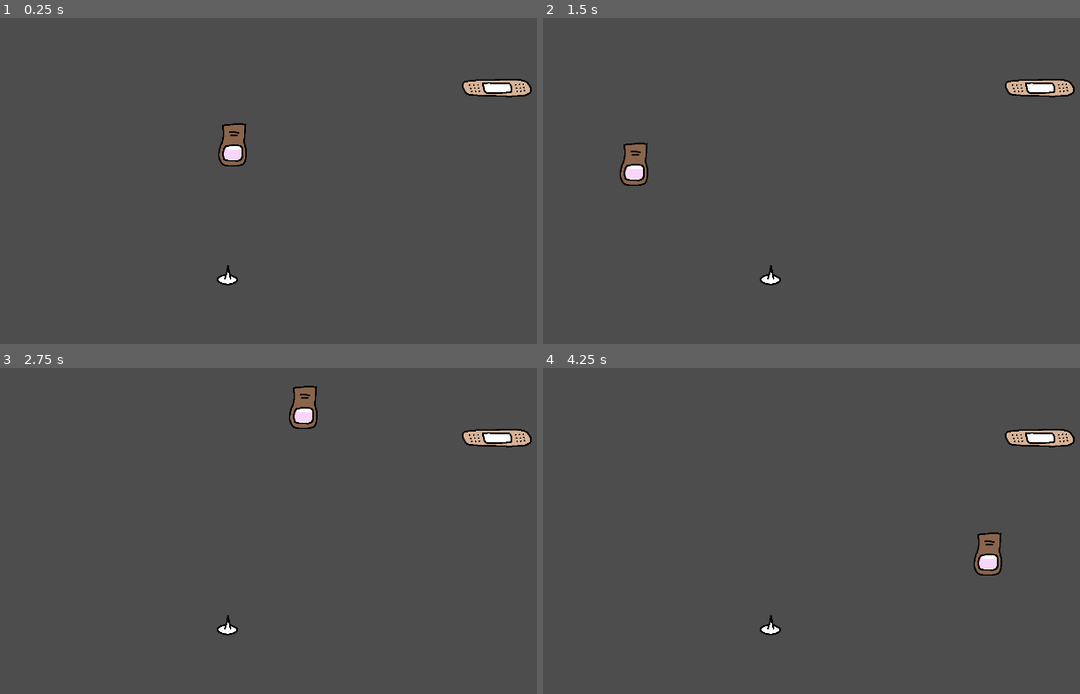
Above: before the commit, frames 1-4 (two rows, left to right).
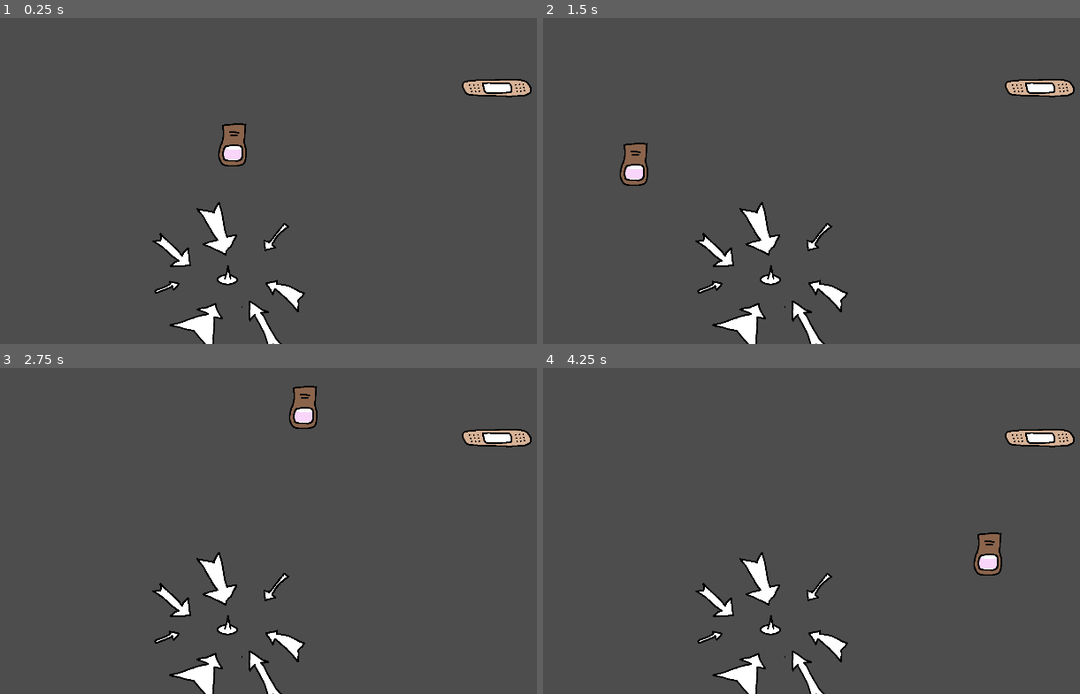
Above: after the commit, the same moments.

Repository: magopian/teamsect
Game: Godot game, scene res://game.tscn
The game is run twice, just before and just after one commit, with the same random seed, the same clock (stepped at 60 frames per second) and the same inputs.
Inputs (mouse positions are in pixels of both pictures, inside the frame that each line leads up to):
- Up to frame 1 (0.25 s): no input
- Up to frame 2 (1.5 s): tap Enter at 0.5 s; move the mouse to (929, 125) at 0.52 s; tap Space at 1.25 s; move the mouse to (634, 164) at 1.27 s
- Up to frame 3 (2.75 s): move the mouse to (306, 407) at 2.02 s
- Up to frame 4 (4.25 s): tap Enter at 2.75 s; move the mouse to (741, 573) at 2.77 s; tap Space at 3.5 s; move the mouse to (988, 553) at 3.52 s

The runs differ from the first frame. In frame 1, 2.1% of the frame differs, in the area x 28-57%, y 56-100%; in frame 2, 2.1%; in frame 3, 2.1%; in frame 4, 2.1%.

Commit message:
Obvious target is OBVIOUS (using the "win here" flashing arrows)

Diff:
--- a/finish/bandaid.gd
+++ b/finish/bandaid.gd
@@ -1,6 +1,7 @@
 extends Area2D
 
 @onready var animation_player: AnimationPlayer = %AnimationPlayer
+@onready var win_here: Sprite2D = %WinHere
 
 
 func _ready() -> void:
@@ -10,8 +11,10 @@
 func _on_body_entered(body: Node2D) -> void:
 	if body.name == "Blood drop":
 		animation_player.play("RESET")
+		win_here.hide()
 		EventBus.blood_fixed.emit(body)
 
 
 func _on_pricked() -> void:
 	animation_player.play("glow")
+	win_here.show()
--- a/finish/bandaid.tscn
+++ b/finish/bandaid.tscn
@@ -2,7 +2,7 @@
 
 [ext_resource type="Texture2D" uid="uid://bd7gyp60hjk5v" path="res://assets/sprites/bandaid.png" id="1_4xd3o"]
 [ext_resource type="Script" path="res://finish/bandaid.gd" id="1_6asie"]
-[ext_resource type="Texture2D" uid="uid://dar76tgq0jj1q" path="res://assets/sprites/win_here.png" id="3_8l2cy"]
+[ext_resource type="PackedScene" uid="uid://ba8uoqwjxbr5i" path="res://finish/win_here.tscn" id="3_67lfy"]
 
 [sub_resource type="SpriteFrames" id="SpriteFrames_jl6hk"]
 animations = [{
@@ -35,18 +35,6 @@
 "update": 0,
 "values": [0.0, 3.0, 0.0]
 }
-tracks/1/type = "value"
-tracks/1/imported = false
-tracks/1/enabled = true
-tracks/1/path = NodePath("Sprite2D:modulate")
-tracks/1/interp = 1
-tracks/1/loop_wrap = true
-tracks/1/keys = {
-"times": PackedFloat32Array(0, 1, 2),
-"transitions": PackedFloat32Array(1, 1, 1),
-"update": 0,
-"values": [Color(1, 1, 1, 0), Color(1, 1, 1, 1), Color(1, 1, 1, 0)]
-}
 
 [sub_resource type="Animation" id="Animation_dxhhw"]
 length = 0.001
@@ -61,18 +49,6 @@
 "transitions": PackedFloat32Array(1),
 "update": 0,
 "values": [0.0]
-}
-tracks/1/type = "value"
-tracks/1/imported = false
-tracks/1/enabled = true
-tracks/1/path = NodePath("Sprite2D:modulate")
-tracks/1/interp = 1
-tracks/1/loop_wrap = true
-tracks/1/keys = {
-"times": PackedFloat32Array(0),
-"transitions": PackedFloat32Array(1),
-"update": 0,
-"values": [Color(1, 1, 1, 0)]
 }
 
 [sub_resource type="AnimationLibrary" id="AnimationLibrary_fs0tf"]
@@ -93,6 +69,10 @@
 collision_layer = 0
 collision_mask = 2
 script = ExtResource("1_6asie")
+
+[node name="WinHere" parent="." instance=ExtResource("3_67lfy")]
+unique_name_in_owner = true
+visible = false
 
 [node name="AnimatedSprite2D" type="AnimatedSprite2D" parent="."]
 position = Vector2(5, 0)
@@ -116,8 +96,4 @@
 energy = 0.0
 texture = SubResource("GradientTexture2D_67fxr")
 
-[node name="Sprite2D" type="Sprite2D" parent="."]
-modulate = Color(1, 1, 1, 0)
-texture = ExtResource("3_8l2cy")
-
 [connection signal="body_entered" from="." to="." method="_on_body_entered"]
--- /dev/null
+++ b/finish/win_here.tscn
@@ -0,0 +1,51 @@
+[gd_scene load_steps=5 format=3 uid="uid://ba8uoqwjxbr5i"]
+
+[ext_resource type="Texture2D" uid="uid://dar76tgq0jj1q" path="res://assets/sprites/win_here.png" id="1_wx276"]
+
+[sub_resource type="Animation" id="Animation_qjc3v"]
+resource_name = "blink"
+length = 2.0
+loop_mode = 1
+tracks/0/type = "value"
+tracks/0/imported = false
+tracks/0/enabled = true
+tracks/0/path = NodePath(".:modulate")
+tracks/0/interp = 2
+tracks/0/loop_wrap = true
+tracks/0/keys = {
+"times": PackedFloat32Array(0, 0.25, 1.75, 2),
+"transitions": PackedFloat32Array(1, 1, 1, 1),
+"update": 0,
+"values": [Color(1, 1, 1, 0.105543), Color(1, 1, 1, 1), Color(1, 1, 1, 1), Color(1, 1, 1, 0)]
+}
+
+[sub_resource type="Animation" id="Animation_c71ti"]
+length = 0.001
+tracks/0/type = "value"
+tracks/0/imported = false
+tracks/0/enabled = true
+tracks/0/path = NodePath(".:modulate")
+tracks/0/interp = 1
+tracks/0/loop_wrap = true
+tracks/0/keys = {
+"times": PackedFloat32Array(0),
+"transitions": PackedFloat32Array(1),
+"update": 0,
+"values": [Color(1, 1, 1, 0.105543)]
+}
+
+[sub_resource type="AnimationLibrary" id="AnimationLibrary_30i8b"]
+_data = {
+"RESET": SubResource("Animation_c71ti"),
+"blink": SubResource("Animation_qjc3v")
+}
+
+[node name="WinHere" type="Sprite2D"]
+modulate = Color(1, 1, 1, 0.105543)
+texture = ExtResource("1_wx276")
+
+[node name="AnimationPlayer" type="AnimationPlayer" parent="."]
+libraries = {
+"": SubResource("AnimationLibrary_30i8b")
+}
+autoplay = "blink"
--- a/game.gd
+++ b/game.gd
@@ -7,6 +7,7 @@
 @onready var blood_scene: PackedScene = preload("res://dangling/blood_drop.tscn")
 @onready var audio_stream_player: AudioStreamPlayer = %AudioStreamPlayer
 @onready var camera_shaker: Node2D = %CameraShaker
+@onready var win_here: Sprite2D = %WinHere
 
 @export var aie_sounds: Array[AudioStream]
 @export var ahh_sounds: Array[AudioStream]
@@ -39,6 +40,7 @@
 	audio_stream_player.stream = aie
 	audio_stream_player.play()
 	animation_player.play("pricked")
+	win_here.hide()
 	camera_shaker.apply_shake(10, 5)
 
 func _on_blood_fixed(_body: RigidBody2D) -> void:
@@ -46,3 +48,4 @@
 	audio_stream_player.stream = ahh
 	audio_stream_player.play()
 	animation_player.play_backwards("pricked")
+	win_here.show()
--- a/game.tscn
+++ b/game.tscn
@@ -18,6 +18,7 @@
 [ext_resource type="AudioStream" uid="uid://bvjqwxc08vfo2" path="res://assets/sounds/ahh5.wav" id="12_g3h8h"]
 [ext_resource type="AudioStream" uid="uid://bayvfu26k3q7y" path="res://assets/sounds/ahh6.wav" id="13_qoikm"]
 [ext_resource type="PackedScene" uid="uid://cjvlbipxsf1ct" path="res://shaker.tscn" id="18_mygyj"]
+[ext_resource type="PackedScene" uid="uid://ba8uoqwjxbr5i" path="res://finish/win_here.tscn" id="19_adqx3"]
 
 [sub_resource type="Animation" id="Animation_5r065"]
 length = 0.001
@@ -108,6 +109,10 @@
 aie_sounds = Array[AudioStream]([ExtResource("5_c86kp"), ExtResource("3_ck6k0"), ExtResource("4_aq12f"), ExtResource("5_3hjvq"), ExtResource("6_vffpu"), ExtResource("7_uo284")])
 ahh_sounds = Array[AudioStream]([ExtResource("8_id1fx"), ExtResource("9_y0xir"), ExtResource("10_tloa7"), ExtResource("11_e06no"), ExtResource("12_g3h8h"), ExtResource("13_qoikm")])
 
+[node name="WinHere" parent="." instance=ExtResource("19_adqx3")]
+unique_name_in_owner = true
+position = Vector2(1137, 1081)
+
 [node name="Bandaid" parent="." instance=ExtResource("11_5r8g6")]
 position = Vector2(2012, 461)
 
Not shown: 1 places in game.tscn that only renumber resources
